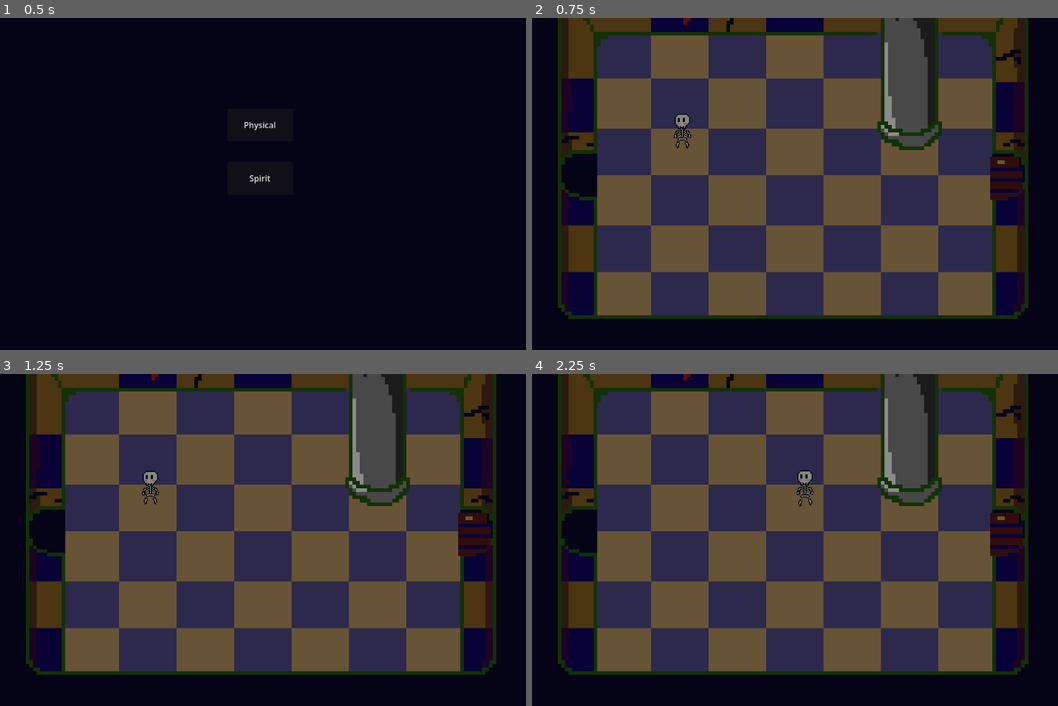
Above: before the commit, frames 1-4 (two rows, left to right).
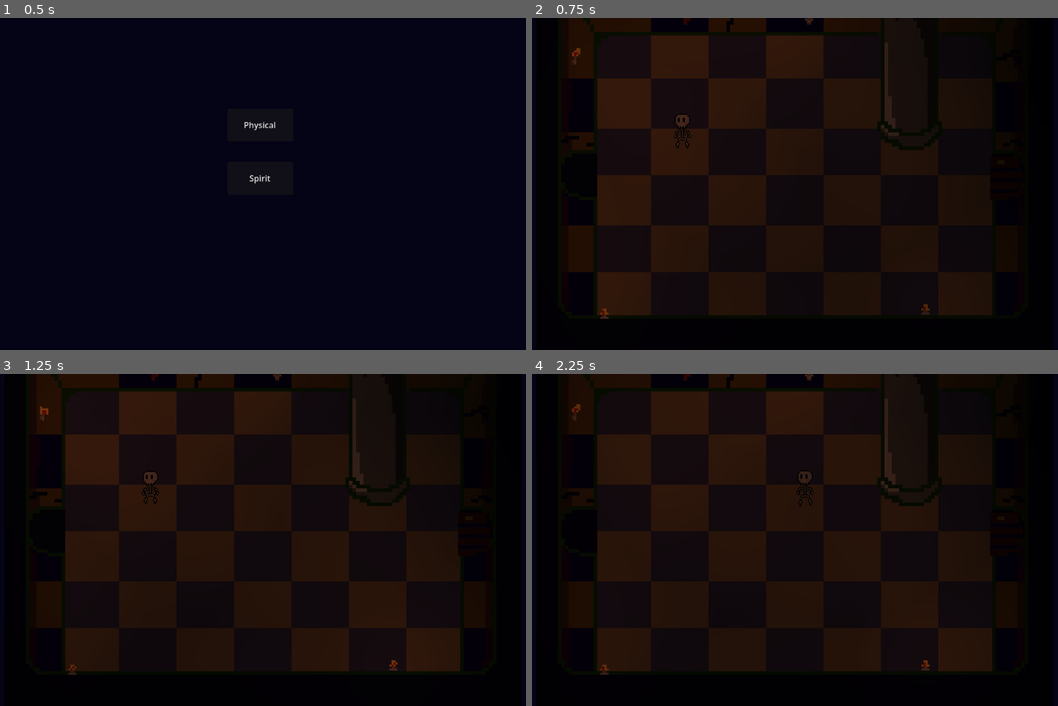
Above: after the commit, the same moments.

Repository: FlorianLesieur/UniJamTeam2Coop
Game: Godot game, scene res://Scenes/App.tscn
Same seed, same stepped clock (60 frames per second), same inputs: the game is played once before the commit and once after it.
Inputs (mouse positions are in pixels of both pictures, inside the frame that each line leads up to):
- Up to frame 1 (0.5 s): no input
- Up to frame 2 (0.75 s): click "Physical" at 0.5 s
- Up to frame 3 (1.25 s): no input
- Up to frame 4 (2.25 s): move the mouse to (926, 523) at 1.27 s; hold Right (Right) 1.28-2 s; tap F (Interact) at 1.35 s; click (926, 523) at 1.42 s; drag from (674, 556) to (553, 530) at 2.02 s

Frame 1 is identical in both runs. In frame 2, 79% of the frame differs, in the area x 4-95%, y 0-91%; in frame 3, 79%; in frame 4, 79%.

Commit message:
Torches
Torches dans les salles et troisième salle ajoutée à game.

Diff:
--- a/Scenes/Physique/Game.tscn
+++ b/Scenes/Physique/Game.tscn
@@ -4,10 +4,11 @@
 [ext_resource type="PackedScene" uid="uid://r3ngush7wxm5" path="res://Scenes/Physique/Room/Room1.tscn" id="2_xbb3c"]
 [ext_resource type="PackedScene" uid="uid://dw8m0xgaw6d8a" path="res://Scenes/Physique/Room/Room2.tscn" id="3_5stio"]
 [ext_resource type="PackedScene" uid="uid://dyseuftnyspkx" path="res://Scenes/Physique/player.tscn" id="3_53bud"]
+[ext_resource type="PackedScene" uid="uid://cu78rpeushco3" path="res://Scenes/Physique/Room/Room3.tscn" id="4_cao1l"]
 
 [node name="Game" type="Node2D" unique_id=245525862 node_paths=PackedStringArray("rooms")]
 script = ExtResource("1_4ndsd")
-rooms = [NodePath("Room1"), NodePath("Room2")]
+rooms = [NodePath("Room1"), NodePath("Room2"), NodePath("Room3")]
 metadata/_custom_type_script = "uid://djpf74e6r58bs"
 
 [node name="Room1" parent="." unique_id=744245850 instance=ExtResource("2_xbb3c")]
@@ -15,6 +16,9 @@
 [node name="Room2" parent="." unique_id=1518577394 instance=ExtResource("3_5stio")]
 position = Vector2(1348, 17)
 
+[node name="Room3" parent="." unique_id=1612407685 instance=ExtResource("4_cao1l")]
+position = Vector2(2700, 0)
+
 [node name="Camera2D" type="Camera2D" parent="." unique_id=1326329655]
 position = Vector2(583, 384)
 
--- a/Scenes/Physique/Room/Room1.tscn
+++ b/Scenes/Physique/Room/Room1.tscn
@@ -7,6 +7,7 @@
 [ext_resource type="PackedScene" uid="uid://cvtvvhlfx6hdh" path="res://Scenes/Physique/Door.tscn" id="3_catfe"]
 [ext_resource type="PackedScene" uid="uid://eq7c1uflbcm4" path="res://Scenes/Physique/PhysiqueButton.tscn" id="5_rqtq1"]
 [ext_resource type="Script" uid="uid://muly5r3qj768" path="res://Scenes/Physique/buttonDoor.gd" id="6_lwdc6"]
+[ext_resource type="PackedScene" uid="uid://qxxew0mca61x" path="res://Scenes/Physique/Torche.tscn" id="8_iclru"]
 
 [node name="Room1" type="Node2D" unique_id=784714343]
 script = ExtResource("1_iclru")
@@ -28,4 +29,25 @@
 position = Vector2(990.0001, 376)
 scale = Vector2(7, 7)
 
+[node name="CanvasModulate" type="CanvasModulate" parent="." unique_id=609711215]
+color = Color(0.11119685, 0.11119684, 0.11119684, 1)
+
+[node name="Torches" type="Node2D" parent="." unique_id=700280994]
+
+[node name="Torche" parent="Torches" unique_id=1524118317 instance=ExtResource("8_iclru")]
+position = Vector2(163, 138)
+side = "ouest"
+
+[node name="Torche2" parent="Torches" unique_id=1997836557 instance=ExtResource("8_iclru")]
+position = Vector2(609, 60)
+side = "nord"
+
+[node name="Torche3" parent="Torches" unique_id=1144787217 instance=ExtResource("8_iclru")]
+position = Vector2(210, 634)
+side = "sud"
+
+[node name="Torche5" parent="Torches" unique_id=1466578849 instance=ExtResource("8_iclru")]
+position = Vector2(836, 626)
+side = "sud"
+
 [connection signal="pressed" from="Room/buttonDoor" to="Room" method="OpenDoor"]
--- a/Scenes/Physique/Room/Room2.tscn
+++ b/Scenes/Physique/Room/Room2.tscn
@@ -2,11 +2,12 @@
 
 [ext_resource type="Script" uid="uid://bp4qnkxbqalns" path="res://Scripts/Physique/Room/SupportRoom.gd" id="1_1q34m"]
 [ext_resource type="Texture2D" uid="uid://x3o05uuhd83m" path="res://Assets/Physique/Room/RoomB.png" id="1_3wdmx"]
-[ext_resource type="Script" uid="uid://8awka03mo0ap" path="res://Scripts/Physique/Room/Room2.gd" id="2_1q34m"]
+[ext_resource type="Script" uid="uid://cyv7wy02e5rrq" path="res://Scripts/Physique/Room/Room2.gd" id="2_1q34m"]
 [ext_resource type="PackedScene" uid="uid://eq7c1uflbcm4" path="res://Scenes/Physique/PhysiqueButton.tscn" id="6_1q34m"]
 [ext_resource type="PackedScene" uid="uid://d3w2uuf2v2wod" path="res://Scenes/Physique/Room/Room.tscn" id="6_s1xa5"]
 [ext_resource type="PackedScene" uid="uid://cvtvvhlfx6hdh" path="res://Scenes/Physique/Door.tscn" id="6_x1sat"]
-[ext_resource type="Script" uid="uid://dsge1puu5afj8" path="res://Scripts/Physique/PhysiqueButtonRoom2.gd" id="7_x1sat"]
+[ext_resource type="Script" uid="uid://bem444tuqmrpl" path="res://Scripts/Physique/PhysiqueButtonRoom2.gd" id="7_x1sat"]
+[ext_resource type="PackedScene" uid="uid://qxxew0mca61x" path="res://Scenes/Physique/Torche.tscn" id="8_s1xa5"]
 
 [node name="Room2" type="Node2D" unique_id=1518577394]
 script = ExtResource("1_1q34m")
@@ -32,5 +33,26 @@
 position = Vector2(996.99994, 379.99997)
 scale = Vector2(7, 7)
 
+[node name="CanvasModulate" type="CanvasModulate" parent="." unique_id=885350076]
+color = Color(0.11119685, 0.11119684, 0.11119684, 1)
+
+[node name="Torches" type="Node2D" parent="." unique_id=479785542]
+
+[node name="Torche" parent="Torches" unique_id=1441912709 instance=ExtResource("8_s1xa5")]
+position = Vector2(176, 492)
+side = "ouest"
+
+[node name="Torche2" parent="Torches" unique_id=1524118317 instance=ExtResource("8_s1xa5")]
+position = Vector2(776, 80)
+side = "nord"
+
+[node name="Torche3" parent="Torches" unique_id=1454523276 instance=ExtResource("8_s1xa5")]
+position = Vector2(248, 82)
+side = "nord"
+
+[node name="Torche5" parent="Torches" unique_id=1981771903 instance=ExtResource("8_s1xa5")]
+position = Vector2(874, 639)
+side = "sud"
+
 [connection signal="pressed" from="Room/PhysiqueButton" to="Room" method="GetButton"]
 [connection signal="timeout" from="Room/PhysiqueButton/Timer" to="Room/PhysiqueButton" method="_on_timeout"]
--- a/Scenes/Physique/Room/Room3.tscn
+++ b/Scenes/Physique/Room/Room3.tscn
@@ -1,10 +1,11 @@
 [gd_scene format=3 uid="uid://cu78rpeushco3"]
 
 [ext_resource type="Texture2D" uid="uid://iiydmjce1tcq" path="res://Assets/Physique/Room/RoomC.png" id="1_cv2v0"]
-[ext_resource type="Script" uid="uid://djnlg6b7w26uv" path="res://Scripts/Physique/Room/room_1.gd" id="1_mbsnw"]
+[ext_resource type="Script" uid="uid://bp4qnkxbqalns" path="res://Scripts/Physique/Room/SupportRoom.gd" id="1_mbsnw"]
 [ext_resource type="PackedScene" uid="uid://eq7c1uflbcm4" path="res://Scenes/Physique/PhysiqueButton.tscn" id="4_xr5d2"]
 [ext_resource type="PackedScene" uid="uid://cvtvvhlfx6hdh" path="res://Scenes/Physique/Door.tscn" id="5_c82h5"]
 [ext_resource type="PackedScene" uid="uid://bngjoynr7njsx" path="res://Scenes/Physique/Room/BigRoom.tscn" id="6_mbsnw"]
+[ext_resource type="Script" uid="uid://c6a5t6nt3segp" path="res://Scripts/button_2.gd" id="6_xr5d2"]
 [ext_resource type="PackedScene" uid="uid://qxxew0mca61x" path="res://Scenes/Physique/Torche.tscn" id="7_mbsnw"]
 [ext_resource type="Script" uid="uid://c1jkhu1ny8lco" path="res://Scripts/Physique/Room/Room3.gd" id="7_xr5d2"]
 
@@ -92,131 +93,132 @@
 a = Vector2(858, 328)
 b = Vector2(963, 328)
 
-[node name="Room3" type="Node2D" unique_id=2070320622]
+[node name="Room3" type="Node2D" unique_id=1612407685]
 script = ExtResource("1_mbsnw")
-metadata/_custom_type_script = "uid://3ikvys6b1miu"
+metadata/_custom_type_script = "uid://bp4qnkxbqalns"
 
 [node name="RoomC" type="Sprite2D" parent="." unique_id=1043357016]
 position = Vector2(583.00006, 345)
 scale = Vector2(7, 7)
 texture = ExtResource("1_cv2v0")
 
-[node name="Room3" parent="." unique_id=897926840 instance=ExtResource("6_mbsnw")]
+[node name="Room" parent="." unique_id=897926840 instance=ExtResource("6_mbsnw")]
 script = ExtResource("7_xr5d2")
 
-[node name="buttonDoor" parent="Room3" unique_id=1475339792 instance=ExtResource("4_xr5d2")]
+[node name="buttonDoor" parent="Room" unique_id=1475339792 instance=ExtResource("4_xr5d2")]
 position = Vector2(989, 373)
-
-[node name="door" parent="Room3" unique_id=1543935943 instance=ExtResource("5_c82h5")]
+script = ExtResource("6_xr5d2")
+
+[node name="door" parent="Room" unique_id=1543935943 instance=ExtResource("5_c82h5")]
 position = Vector2(1002, 378)
 scale = Vector2(7, 7)
 
-[node name="laby" type="Node2D" parent="Room3" unique_id=860181001]
-
-[node name="StaticBody2D" type="StaticBody2D" parent="Room3/laby" unique_id=106306658]
-
-[node name="CollisionShape2D" type="CollisionShape2D" parent="Room3/laby/StaticBody2D" unique_id=999802492]
+[node name="laby" type="Node2D" parent="Room" unique_id=860181001]
+
+[node name="StaticBody2D" type="StaticBody2D" parent="Room/laby" unique_id=106306658]
+
+[node name="CollisionShape2D" type="CollisionShape2D" parent="Room/laby/StaticBody2D" unique_id=999802492]
 position = Vector2(-1, -9)
 shape = SubResource("SegmentShape2D_g4v7s")
 
-[node name="StaticBody2D2" type="StaticBody2D" parent="Room3/laby" unique_id=740389864]
-
-[node name="CollisionShape2D" type="CollisionShape2D" parent="Room3/laby/StaticBody2D2" unique_id=1735564548]
+[node name="StaticBody2D2" type="StaticBody2D" parent="Room/laby" unique_id=740389864]
+
+[node name="CollisionShape2D" type="CollisionShape2D" parent="Room/laby/StaticBody2D2" unique_id=1735564548]
 shape = SubResource("SegmentShape2D_yf5fn")
 
-[node name="StaticBody2D3" type="StaticBody2D" parent="Room3/laby" unique_id=495471286]
-
-[node name="CollisionShape2D" type="CollisionShape2D" parent="Room3/laby/StaticBody2D3" unique_id=2072636516]
+[node name="StaticBody2D3" type="StaticBody2D" parent="Room/laby" unique_id=495471286]
+
+[node name="CollisionShape2D" type="CollisionShape2D" parent="Room/laby/StaticBody2D3" unique_id=2072636516]
 shape = SubResource("SegmentShape2D_53bud")
 
-[node name="StaticBody2D4" type="StaticBody2D" parent="Room3/laby" unique_id=983704381]
-
-[node name="CollisionShape2D" type="CollisionShape2D" parent="Room3/laby/StaticBody2D4" unique_id=985643577]
+[node name="StaticBody2D4" type="StaticBody2D" parent="Room/laby" unique_id=983704381]
+
+[node name="CollisionShape2D" type="CollisionShape2D" parent="Room/laby/StaticBody2D4" unique_id=985643577]
 shape = SubResource("SegmentShape2D_57qmd")
 
-[node name="StaticBody2D5" type="StaticBody2D" parent="Room3/laby" unique_id=1475717673]
-
-[node name="CollisionShape2D" type="CollisionShape2D" parent="Room3/laby/StaticBody2D5" unique_id=1991243489]
+[node name="StaticBody2D5" type="StaticBody2D" parent="Room/laby" unique_id=1475717673]
+
+[node name="CollisionShape2D" type="CollisionShape2D" parent="Room/laby/StaticBody2D5" unique_id=1991243489]
 shape = SubResource("SegmentShape2D_d0u6y")
 
-[node name="StaticBody2D6" type="StaticBody2D" parent="Room3/laby" unique_id=1884795767]
-
-[node name="CollisionShape2D" type="CollisionShape2D" parent="Room3/laby/StaticBody2D6" unique_id=806225529]
+[node name="StaticBody2D6" type="StaticBody2D" parent="Room/laby" unique_id=1884795767]
+
+[node name="CollisionShape2D" type="CollisionShape2D" parent="Room/laby/StaticBody2D6" unique_id=806225529]
 shape = SubResource("SegmentShape2D_3gngh")
 
-[node name="StaticBody2D7" type="StaticBody2D" parent="Room3/laby" unique_id=1580829124]
-
-[node name="CollisionShape2D" type="CollisionShape2D" parent="Room3/laby/StaticBody2D7" unique_id=182863296]
+[node name="StaticBody2D7" type="StaticBody2D" parent="Room/laby" unique_id=1580829124]
+
+[node name="CollisionShape2D" type="CollisionShape2D" parent="Room/laby/StaticBody2D7" unique_id=182863296]
 shape = SubResource("SegmentShape2D_fcnqv")
 
-[node name="StaticBody2D8" type="StaticBody2D" parent="Room3/laby" unique_id=607338237]
-
-[node name="CollisionShape2D" type="CollisionShape2D" parent="Room3/laby/StaticBody2D8" unique_id=1485611718]
+[node name="StaticBody2D8" type="StaticBody2D" parent="Room/laby" unique_id=607338237]
+
+[node name="CollisionShape2D" type="CollisionShape2D" parent="Room/laby/StaticBody2D8" unique_id=1485611718]
 shape = SubResource("SegmentShape2D_7numd")
 
-[node name="StaticBody2D9" type="StaticBody2D" parent="Room3/laby" unique_id=423692285]
-
-[node name="CollisionShape2D" type="CollisionShape2D" parent="Room3/laby/StaticBody2D9" unique_id=821349609]
+[node name="StaticBody2D9" type="StaticBody2D" parent="Room/laby" unique_id=423692285]
+
+[node name="CollisionShape2D" type="CollisionShape2D" parent="Room/laby/StaticBody2D9" unique_id=821349609]
 shape = SubResource("SegmentShape2D_p1u0y")
 
-[node name="StaticBody2D10" type="StaticBody2D" parent="Room3/laby" unique_id=827094173]
-
-[node name="CollisionShape2D" type="CollisionShape2D" parent="Room3/laby/StaticBody2D10" unique_id=2115071083]
+[node name="StaticBody2D10" type="StaticBody2D" parent="Room/laby" unique_id=827094173]
+
+[node name="CollisionShape2D" type="CollisionShape2D" parent="Room/laby/StaticBody2D10" unique_id=2115071083]
 shape = SubResource("SegmentShape2D_5s0fj")
 
-[node name="StaticBody2D11" type="StaticBody2D" parent="Room3/laby" unique_id=304783517]
-
-[node name="CollisionShape2D" type="CollisionShape2D" parent="Room3/laby/StaticBody2D11" unique_id=400003361]
+[node name="StaticBody2D11" type="StaticBody2D" parent="Room/laby" unique_id=304783517]
+
+[node name="CollisionShape2D" type="CollisionShape2D" parent="Room/laby/StaticBody2D11" unique_id=400003361]
 shape = SubResource("SegmentShape2D_33x8s")
 
-[node name="StaticBody2D12" type="StaticBody2D" parent="Room3/laby" unique_id=1843625423]
-
-[node name="CollisionShape2D" type="CollisionShape2D" parent="Room3/laby/StaticBody2D12" unique_id=1373015472]
+[node name="StaticBody2D12" type="StaticBody2D" parent="Room/laby" unique_id=1843625423]
+
+[node name="CollisionShape2D" type="CollisionShape2D" parent="Room/laby/StaticBody2D12" unique_id=1373015472]
 shape = SubResource("SegmentShape2D_2j2di")
 
-[node name="StaticBody2D13" type="StaticBody2D" parent="Room3/laby" unique_id=361051917]
-
-[node name="CollisionShape2D" type="CollisionShape2D" parent="Room3/laby/StaticBody2D13" unique_id=1889764295]
+[node name="StaticBody2D13" type="StaticBody2D" parent="Room/laby" unique_id=361051917]
+
+[node name="CollisionShape2D" type="CollisionShape2D" parent="Room/laby/StaticBody2D13" unique_id=1889764295]
 shape = SubResource("SegmentShape2D_wgxnn")
 
-[node name="StaticBody2D14" type="StaticBody2D" parent="Room3/laby" unique_id=1786684112]
-
-[node name="CollisionShape2D" type="CollisionShape2D" parent="Room3/laby/StaticBody2D14" unique_id=2014422520]
+[node name="StaticBody2D14" type="StaticBody2D" parent="Room/laby" unique_id=1786684112]
+
+[node name="CollisionShape2D" type="CollisionShape2D" parent="Room/laby/StaticBody2D14" unique_id=2014422520]
 shape = SubResource("SegmentShape2D_avnxn")
 
-[node name="StaticBody2D15" type="StaticBody2D" parent="Room3/laby" unique_id=642731478]
-
-[node name="CollisionShape2D" type="CollisionShape2D" parent="Room3/laby/StaticBody2D15" unique_id=1435622628]
+[node name="StaticBody2D15" type="StaticBody2D" parent="Room/laby" unique_id=642731478]
+
+[node name="CollisionShape2D" type="CollisionShape2D" parent="Room/laby/StaticBody2D15" unique_id=1435622628]
 shape = SubResource("SegmentShape2D_qssos")
 
-[node name="StaticBody2D16" type="StaticBody2D" parent="Room3/laby" unique_id=180936043]
-
-[node name="CollisionShape2D" type="CollisionShape2D" parent="Room3/laby/StaticBody2D16" unique_id=1382983984]
+[node name="StaticBody2D16" type="StaticBody2D" parent="Room/laby" unique_id=180936043]
+
+[node name="CollisionShape2D" type="CollisionShape2D" parent="Room/laby/StaticBody2D16" unique_id=1382983984]
 shape = SubResource("SegmentShape2D_11l65")
 
-[node name="StaticBody2D17" type="StaticBody2D" parent="Room3/laby" unique_id=666645406]
-
-[node name="CollisionShape2D" type="CollisionShape2D" parent="Room3/laby/StaticBody2D17" unique_id=1620210316]
+[node name="StaticBody2D17" type="StaticBody2D" parent="Room/laby" unique_id=666645406]
+
+[node name="CollisionShape2D" type="CollisionShape2D" parent="Room/laby/StaticBody2D17" unique_id=1620210316]
 shape = SubResource("SegmentShape2D_4dgpn")
 
-[node name="StaticBody2D18" type="StaticBody2D" parent="Room3/laby" unique_id=906114091]
-
-[node name="CollisionShape2D" type="CollisionShape2D" parent="Room3/laby/StaticBody2D18" unique_id=1733018735]
+[node name="StaticBody2D18" type="StaticBody2D" parent="Room/laby" unique_id=906114091]
+
+[node name="CollisionShape2D" type="CollisionShape2D" parent="Room/laby/StaticBody2D18" unique_id=1733018735]
 shape = SubResource("SegmentShape2D_mfxj0")
 
-[node name="StaticBody2D19" type="StaticBody2D" parent="Room3/laby" unique_id=1451288740]
-
-[node name="CollisionShape2D" type="CollisionShape2D" parent="Room3/laby/StaticBody2D19" unique_id=931935791]
+[node name="StaticBody2D19" type="StaticBody2D" parent="Room/laby" unique_id=1451288740]
+
+[node name="CollisionShape2D" type="CollisionShape2D" parent="Room/laby/StaticBody2D19" unique_id=931935791]
 shape = SubResource("SegmentShape2D_aov4f")
 
-[node name="StaticBody2D20" type="StaticBody2D" parent="Room3/laby" unique_id=1560872536]
-
-[node name="CollisionShape2D" type="CollisionShape2D" parent="Room3/laby/StaticBody2D20" unique_id=472329857]
+[node name="StaticBody2D20" type="StaticBody2D" parent="Room/laby" unique_id=1560872536]
+
+[node name="CollisionShape2D" type="CollisionShape2D" parent="Room/laby/StaticBody2D20" unique_id=472329857]
 shape = SubResource("SegmentShape2D_vfslc")
 
-[node name="StaticBody2D21" type="StaticBody2D" parent="Room3/laby" unique_id=685024091]
-
-[node name="CollisionShape2D" type="CollisionShape2D" parent="Room3/laby/StaticBody2D21" unique_id=793362991]
+[node name="StaticBody2D21" type="StaticBody2D" parent="Room/laby" unique_id=685024091]
+
+[node name="CollisionShape2D" type="CollisionShape2D" parent="Room/laby/StaticBody2D21" unique_id=793362991]
 shape = SubResource("SegmentShape2D_1me0x")
 
 [node name="CanvasModulate" type="CanvasModulate" parent="." unique_id=1534803307]
@@ -230,14 +232,14 @@
 
 [node name="Torche2" parent="Torches" unique_id=193416505 instance=ExtResource("7_mbsnw")]
 position = Vector2(700, 133)
-side = "ouest"
+side = "nord"
 
 [node name="Torche3" parent="Torches" unique_id=1844381025 instance=ExtResource("7_mbsnw")]
 position = Vector2(558, 323)
-side = "ouest"
+side = "nord"
 
 [node name="Torche5" parent="Torches" unique_id=1361558518 instance=ExtResource("7_mbsnw")]
 position = Vector2(865, 699)
-side = "est"
-
-[connection signal="pressed" from="Room3/buttonDoor" to="Room3" method="_open_door"]
+side = "sud"
+
+[connection signal="pressed" from="Room/buttonDoor" to="Room" method="_open_door"]
--- a/Scripts/Physique/Room/Room3.gd
+++ b/Scripts/Physique/Room/Room3.gd
@@ -1,18 +1,12 @@
 extends Room
 
-var countdown : Timer
+
 
 @onready var door : Door = $door
 @onready var buttonDoor : PhysiqueButton = $buttonDoor
-var pressed = 0
-
-func ButtonPressed() -> void:
-	pressed += 1
 
 
+@warning_ignore("unused_parameter")
+func _open_door(id : int) -> void:
 	door.queue_free()
 	buttonDoor.queue_free()
-
-
-func _open_door() -> void:
-	pass # Replace with function body.
--- /dev/null
+++ b/Scripts/button_2.gd
@@ -0,0 +1,6 @@
+extends PhysiqueButton
+
+
+# Called when the node enters the scene tree for the first time.
+func press() :
+	pressed.emit(1)
Not shown, added: Assets/Son/button.wav.import
Not shown, added: Assets/Son/doorOpens.wav.import
Not shown, added: Assets/Son/footstep1.wav.import
Not shown, added: Assets/Son/footstep2.wav.import
Not shown, added: Assets/Son/menu.wav.import
Not shown, added: Assets/Son/menuBack.wav.import
Not shown, added: Assets/Son/menuOk.wav.import
Not shown, added: Assets/Son/pages1.wav.import
Not shown, added: Assets/Son/pages2.wav.import
Not shown, added: Assets/Son/pages3.wav.import
Not shown, added: Assets/Son/pages4.wav.import
Not shown, added: Assets/Son/pages5.wav.import
(and 7 more such lines)
